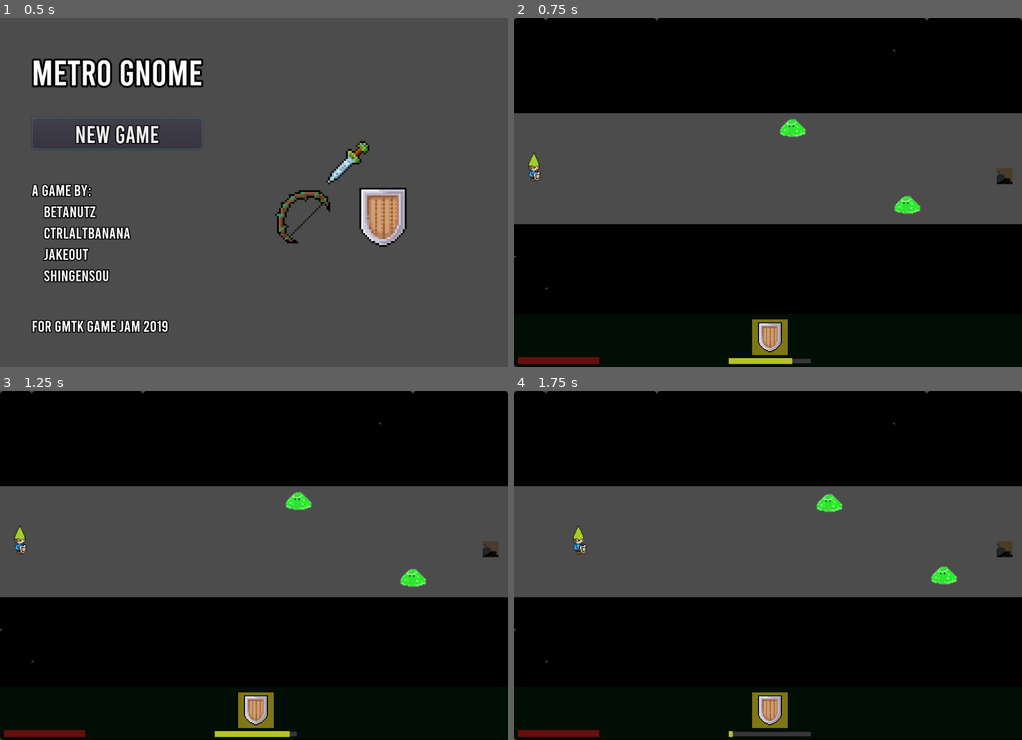
Above: before the commit, frames 1-4 (two rows, left to right).
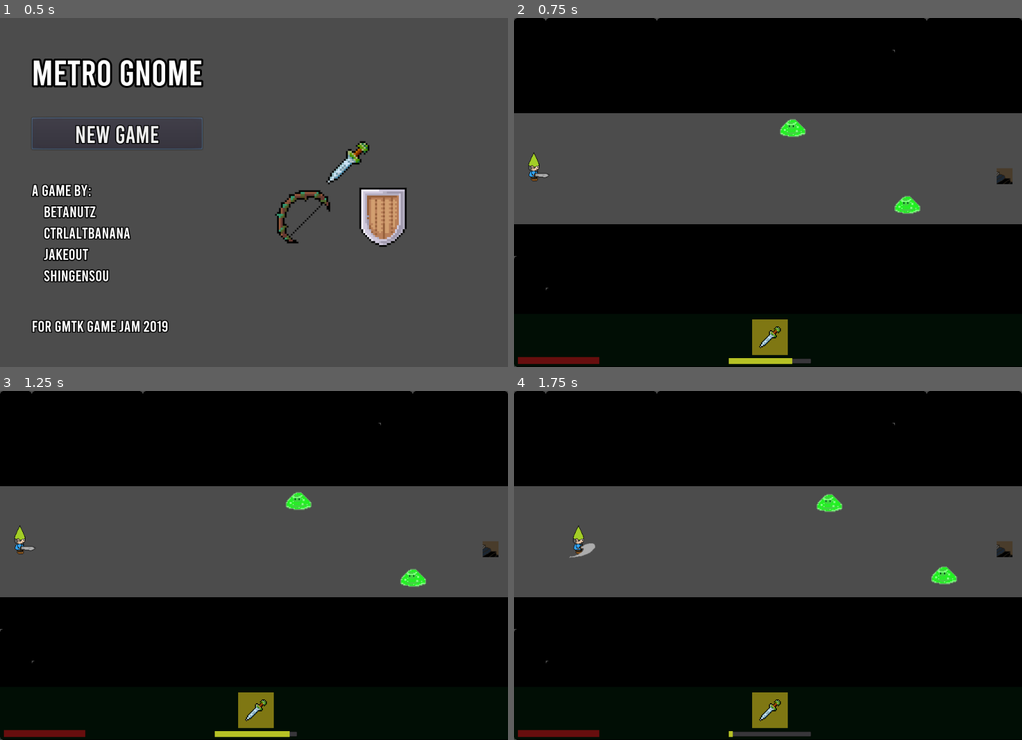
Above: after the commit, the same moments.

Repository: mfurtak/gmtk-game-jam-2019
Game: Godot game, scene res://menus/MainMenu.tscn
Same seed, same stepped clock (60 frames per second), same inputs: the game is played once before the commit and once after it. The engine's default icon, where the game draws it, is replaced by a stand-in: a white triangle on a blue panel in a dark square. Sound files missing from this copy of the repository are replaced by a short silence.
Inputs:
- Up to frame 1 (0.5 s): no input
- Up to frame 2 (0.75 s): click "New Game" at 0.5 s
- Up to frame 3 (1.25 s): no input
- Up to frame 4 (1.75 s): hold Right (ui_right) from 1.28 s (still down); tap Space (ui_select) at 1.52 s

Frame 1 is identical in both runs. In frame 2, 0.4% of the frame differs, in the area x 3-53%, y 44-96%; in frame 3, 0.4%; in frame 4, 0.5%, in the area x 10-53%, y 43-96%.

Commit message:
Add sword swing sfx

Diff:
--- a/gmtk-godot/Player.gd
+++ b/gmtk-godot/Player.gd
@@ -37,7 +37,7 @@
 var is_shield_attacking = false
 var bow_cool = true
 
-var items_queue = [Items.SHIELD]
+var items_queue = [Items.SWORD]
 
 var current_item = items_queue[-1]
 var sprites = null
--- a/gmtk-godot/Sword.gd
+++ b/gmtk-godot/Sword.gd
@@ -4,7 +4,14 @@
 var facing_direction = Vector2()
 var current_rotation = 0
 
+var sword1_sfx = preload("res://audio/sword1.wav")
+var sword2_sfx = preload("res://audio/sword2.wav")
+var sword3_sfx = preload("res://audio/sword3.wav")
+var sword_sfx = [sword1_sfx, sword2_sfx, sword3_sfx]
+
 var time_left = 0
+
+
 func _ready():
 	connect('body_entered', self, '_on_entered')
 	connect('area_entered', self, '_on_entered')
@@ -54,8 +61,19 @@
 		body.on_sword_attacked(10)
 		print("sword attacked")
 
+func get_random_sword_sfx():
+	return sword_sfx[randi() % 3]
+
+func play_sword_sfx():
+	if $SfxPlayer.playing:
+		$SfxPlayer.stop()
+	$SfxPlayer.stream = get_random_sword_sfx()
+	$SfxPlayer.play()
+
 func set_sword_attacking(new_attacking):
-    attacking = new_attacking
+	attacking = new_attacking
+	if attacking:
+		play_sword_sfx()
 
 func get_sword_attacking():
     return attacking
--- a/gmtk-godot/Sword.tscn
+++ b/gmtk-godot/Sword.tscn
@@ -1,12 +1,12 @@
 [gd_scene load_steps=11 format=2]
 
 [ext_resource path="res://Sword.gd" type="Script" id=1]
-[ext_resource path="res://sprites/sword_down.png" type="Texture" id=2]
-[ext_resource path="res://sprites/sword_down_slash_1.png" type="Texture" id=3]
-[ext_resource path="res://sprites/sword_down_slash_2.png" type="Texture" id=4]
-[ext_resource path="res://sprites/sword_right_idle.png" type="Texture" id=5]
-[ext_resource path="res://sprites/sword_right_slash_1.png" type="Texture" id=6]
-[ext_resource path="res://sprites/sword_right_slash_2.png" type="Texture" id=7]
+[ext_resource path="res://sprites/sword_down_slash_1.png" type="Texture" id=2]
+[ext_resource path="res://sprites/sword_down_slash_2.png" type="Texture" id=3]
+[ext_resource path="res://sprites/sword_down.png" type="Texture" id=4]
+[ext_resource path="res://sprites/sword_right_slash_1.png" type="Texture" id=5]
+[ext_resource path="res://sprites/sword_right_slash_2.png" type="Texture" id=6]
+[ext_resource path="res://sprites/sword_right_idle.png" type="Texture" id=7]
 
 [sub_resource type="CapsuleShape2D" id=1]
 radius = 27.7546
@@ -14,27 +14,27 @@
 
 [sub_resource type="SpriteFrames" id=2]
 animations = [ {
-"frames": [ ExtResource( 2 ) ],
+"frames": [ ExtResource( 2 ), ExtResource( 3 ) ],
+"loop": true,
+"name": "slash",
+"speed": 5.0
+}, {
+"frames": [ ExtResource( 4 ) ],
 "loop": true,
 "name": "idle",
-"speed": 5.0
-}, {
-"frames": [ ExtResource( 3 ), ExtResource( 4 ) ],
-"loop": true,
-"name": "slash",
 "speed": 5.0
 } ]
 
 [sub_resource type="SpriteFrames" id=3]
 animations = [ {
-"frames": [ ExtResource( 5 ) ],
+"frames": [ ExtResource( 5 ), ExtResource( 6 ) ],
+"loop": true,
+"name": "slash",
+"speed": 5.0
+}, {
+"frames": [ ExtResource( 7 ) ],
 "loop": true,
 "name": "idle",
-"speed": 5.0
-}, {
-"frames": [ ExtResource( 6 ), ExtResource( 7 ) ],
-"loop": true,
-"name": "slash",
 "speed": 5.0
 } ]
 
@@ -55,3 +55,5 @@
 [node name="Right" type="AnimatedSprite" parent="Sword"]
 frames = SubResource( 3 )
 animation = "idle"
+
+[node name="SfxPlayer" type="AudioStreamPlayer2D" parent="."]
Not shown, added: gmtk-godot/audio/sword1.wav.import
Not shown, added: gmtk-godot/audio/sword2.wav.import
Not shown, added: gmtk-godot/audio/sword3.wav.import
Not shown, added: gmtk-godot/audio/sword1.wav
Not shown, added: gmtk-godot/audio/sword2.wav
Not shown, added: gmtk-godot/audio/sword3.wav
